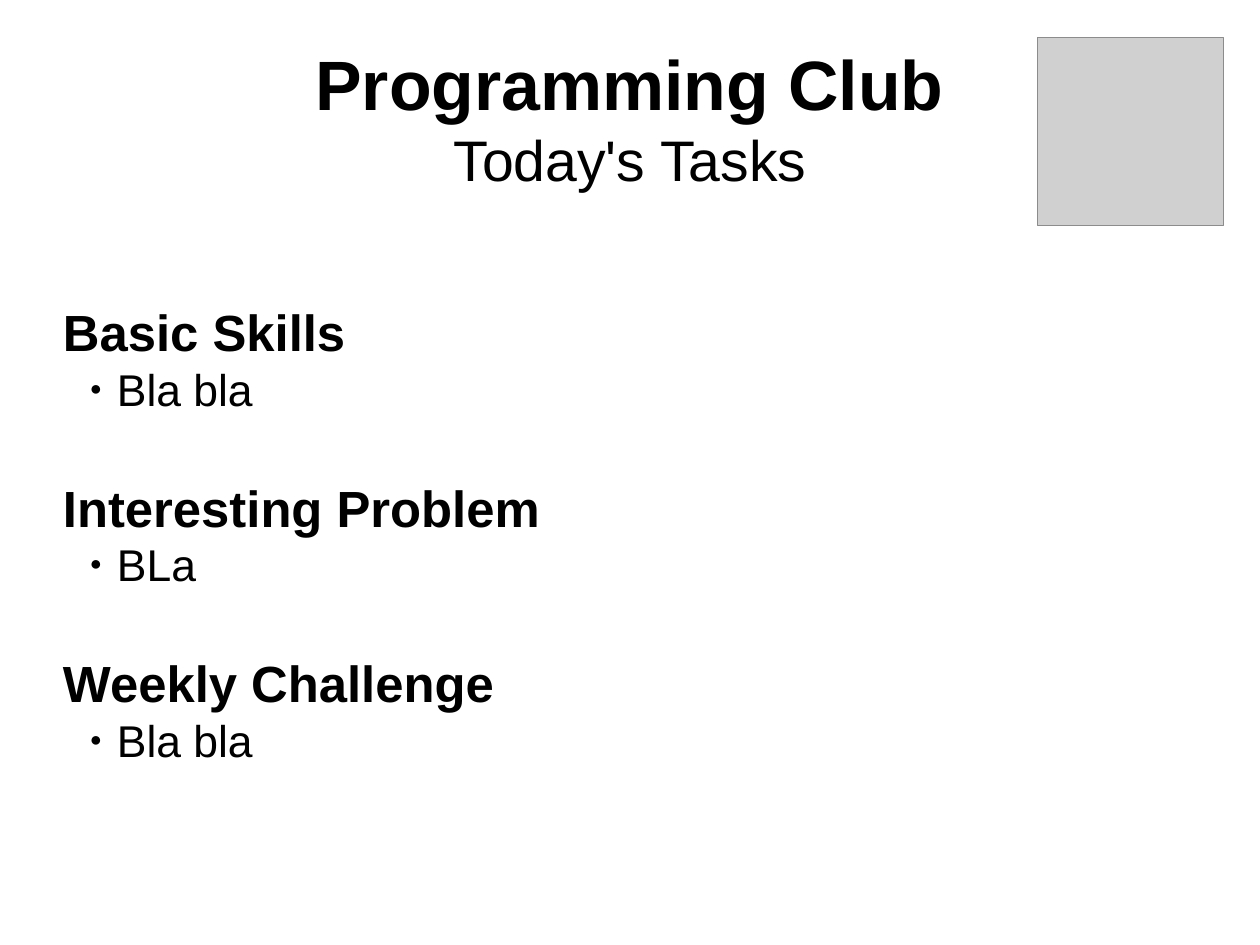
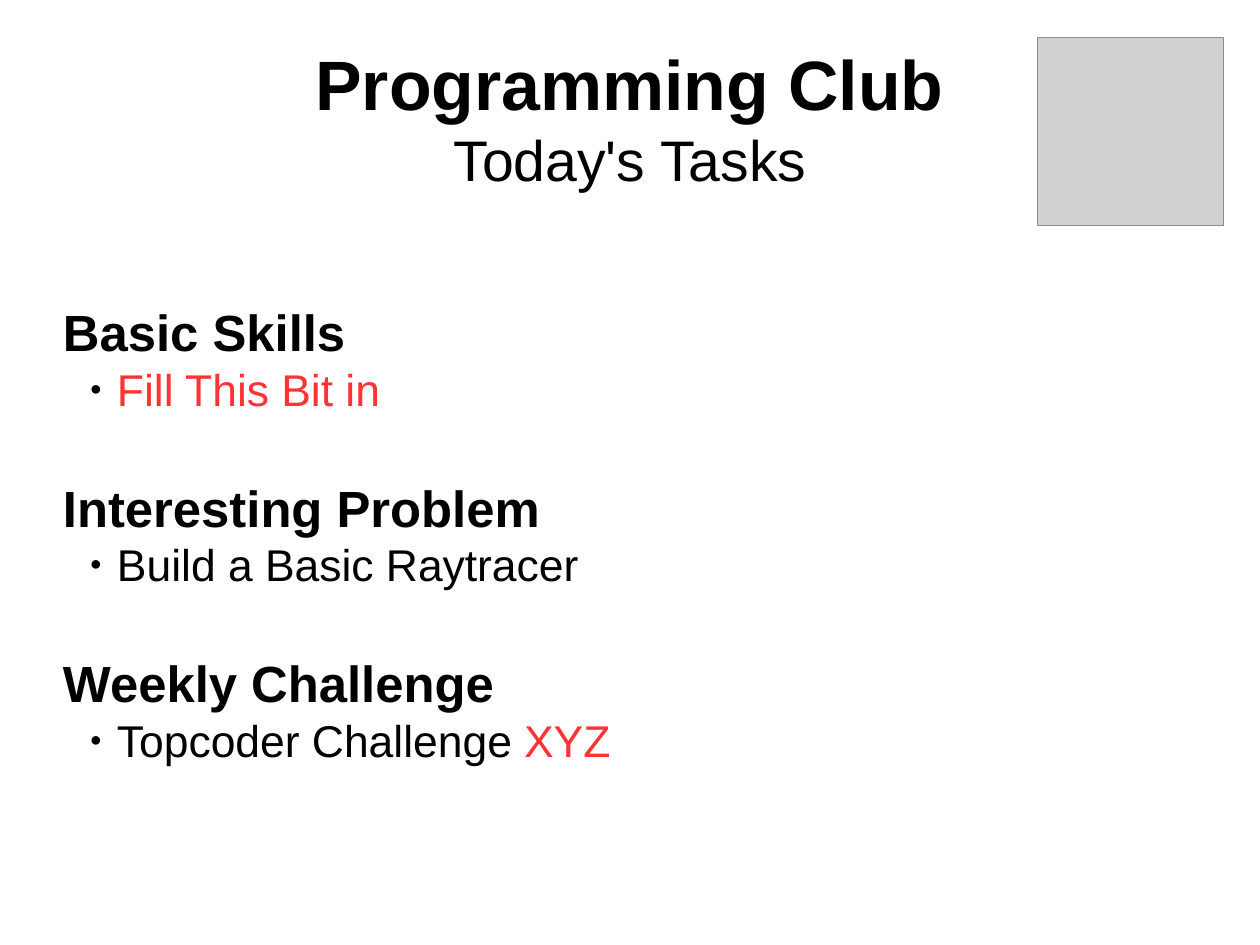
Before and after one commit to vsee/uoe_programmingclub, a slide deck: slide 5 of slides/session001_20160218.odp (slide 4 before the commit). Drawn at 1260x945 pixels with LibreOffice and Linux fonts; fonts in the diff are those of the drawing; grey boxes stand for pictures. Boxes give left, top, right and bottom in pixels: in the first picture for what was removed or moved away, otherwise in the second. Text is boxed around its words. In the diff, an @@ line names an element or a change of style, - is before the commit and + after.

```diff
--- a/slides/session001_20160218.odp
+++ b/slides/session001_20160218.odp
@@ subtitle at bbox=[117, 373, 380, 407]: text changed; text colour #000000 to #FF3333 @@
-  ● Bla bla
+  ● Fill This Bit in
@@ subtitle at bbox=[117, 548, 578, 591]: text changed @@
-  ● BLa
+  ● Build a Basic Raytracer
@@ subtitle at bbox=[117, 724, 610, 766]: text changed @@
-  ● Bla bla
+  ● Topcoder Challenge XYZ
```
Also in this commit, not shown: 1 other slide changed, 3 slides added, 2 slides removed.
